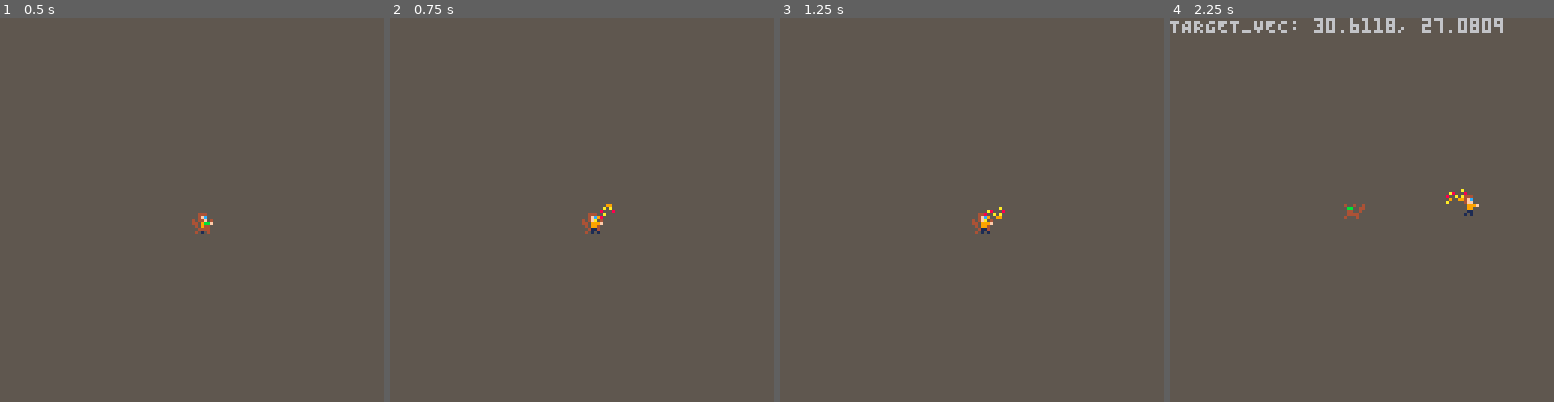
Above: before the commit, frames 1-4 (left to right).
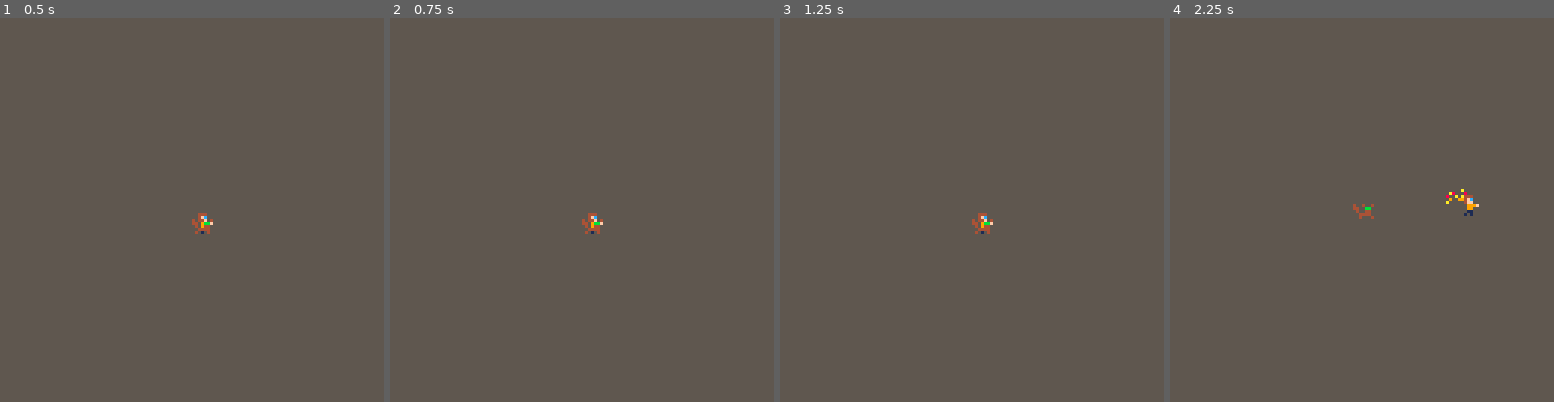
Above: after the commit, the same moments.

Repository: mikemehl/Lure_Squeak
Game: PICO-8 cartridge luresqueak.p8
The game is run twice, just before and just after one commit, with the same random seed, the same clock (stepped at 60 frames per second) and the same inputs.
Inputs:
- Up to frame 1 (0.5 s): tap X (X key) at 0.33 s
- Up to frame 2 (0.75 s): tap O (Z key) at 0.7 s
- Up to frame 3 (1.25 s): tap X (X key) at 1.07 s
- Up to frame 4 (2.25 s): hold Right 1.6-2.1 s; tap O (Z key) at 1.7, 2.1 s; tap X (X key) at 1.85 s; hold Up from 2.15 s (still down)

Frame 1 is identical in both runs. In frame 2, 0.1% of the frame differs, in the area x 52-59%, y 48-57%; in frame 3, 0.1%; in frame 4, 1.4%, in the area x 0-87%, y 0-53%.

Commit message:
Added cooldown and squeak affect radius.

Diff:
--- a/player.lua
+++ b/player.lua
@@ -1,3 +1,8 @@
+function new_is_player(eid)
+  local t = {cooldown = 30}
+  return add_component(eid, "is_player", t)
+end
+
 -- make the player entity
 function mk_player()
    local new_eid = get_eid()
@@ -28,9 +33,10 @@
 
    if new_affects_squeak(new_eid) then
       components.affects_squeak[new_eid].val = -0.5
+      components.affects_squeak[new_eid].radius = 32
    end
 
-   return add_component(new_eid, "is_player", true)
+   return new_is_player(new_eid)
 end
 
 -- player specific systems
@@ -56,12 +62,19 @@
          components.speed[eid].val = 2
          components.direction[eid].y = 0
          components.direction[eid].x = -1
-      elseif b_struct.o then
+      elseif b_struct.o and val.cooldown == 0 then
          if next(components.is_string) == nil then
             assert(mk_string_toy())
+            val.cooldown = 30
          end
       else
          components.speed[eid].active = false
       end
+
+      if not components.is_string[eid] and val.cooldown > 0 then
+         val.cooldown = val.cooldown - 1
+      end
+
+
    end
 end
--- a/squeak.lua
+++ b/squeak.lua
@@ -40,9 +40,9 @@
 end
 
 function new_affects_squeak(eid)
-    -- TODO: Add a radius of affect
     local a = {
-        val = 0.0 -- must be between -1 and 1
+        val = 0.0, -- must be between -1 and 1
+        radius = 0.0
     }
     return add_component(eid, "affects_squeak", a)
 end
@@ -61,7 +61,6 @@
         local t = squeak_find_target(eid)
         ai.target_x = t.x
         ai.target_y = t.y
-        dbg:log("TARGET_VEC: "..ai.target_x..", "..ai.target_y)
         ai.state = "moving"
     end
 
@@ -86,9 +85,11 @@
         assert(p)
         assert(v)
         assert(v.val)
-        local s = {x = v.val*(p.x - curr_pos.x), y = v.val*(p.y - curr_pos.y)}
-        steer.x = steer.x + s.x
-        steer.y = steer.y + s.y
+        if dist(p, curr_pos) < v.radius then
+            local s = {x = v.val*(p.x - curr_pos.x), y = v.val*(p.y - curr_pos.y)}
+            steer.x = steer.x + s.x
+            steer.y = steer.y + s.y
+        end
     end
 
     m = mag(steer)
@@ -104,6 +105,21 @@
     return r
 end
 
+function squeak_determine_comfort(pos)
+    local avg = 0
+    local count = 0
+    for eid, v in pairs(components.affects_squeak) do
+        local p = components.position[eid]
+        assert(p)
+        if dist(p, pos) < v.radius then
+            avg = avg + v.val
+            count = count + 1
+        end
+    end
+
+    return avg/count
+end
+
 function squeak_ai_moving(eid)
     local ai = components.squeak_ai[eid]
     local p = components.position[eid]
@@ -116,7 +132,8 @@
 
     if distance < 8 then
         ai.state = "plotting"
-        ai.state_timer = 60
+        local comf = ceil(squeak_determine_comfort(p)*30)
+        ai.state_timer = 60 + comf
         ai.target_x = -1
         ai.target_y = -1
         s.val = 0
--- a/string_toy.lua
+++ b/string_toy.lua
@@ -20,6 +20,7 @@
 
    assert(new_affects_squeak(eid))
    components.affects_squeak[eid].val = 0.45
+   components.affects_squeak[eid].radius = 64
 
    return add_component(eid, "is_string", true)
 end
